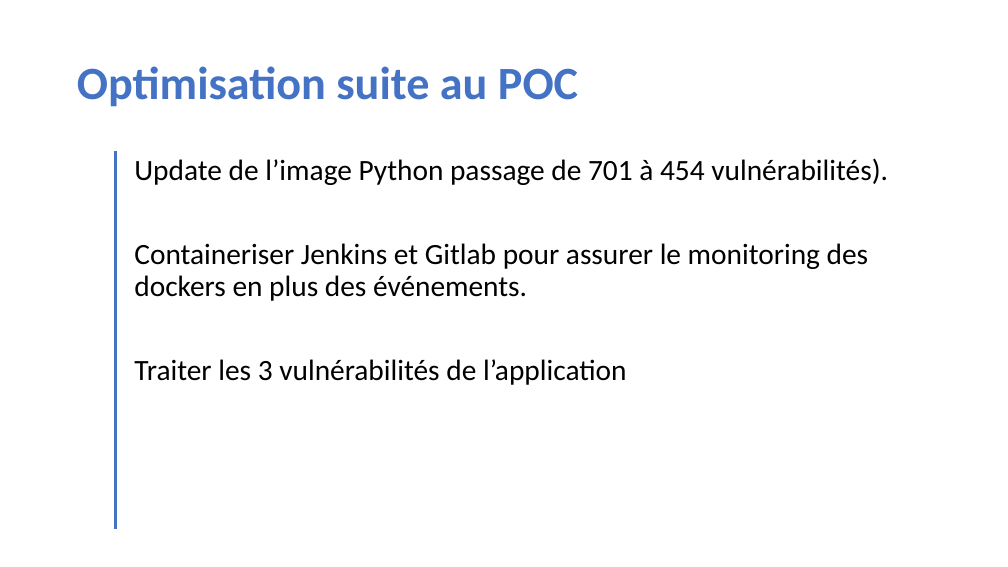
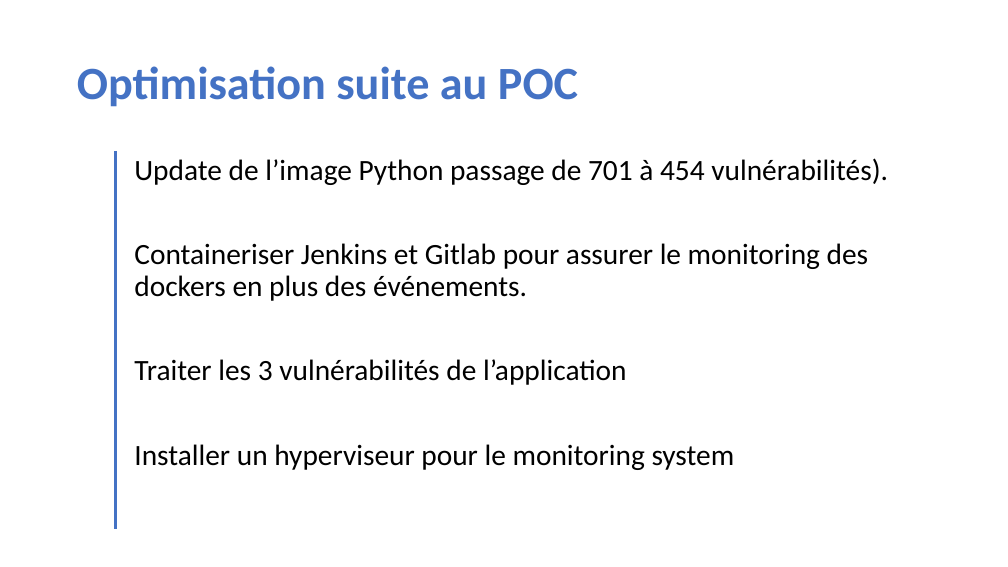
Before and after one commit to FlorianVigier/4DVOP_POZOS, a slide deck: slide 9 of 4DVOP.pptx. Drawn at 1008x567 pixels with LibreOffice and Linux fonts; fonts in the diff are those of the drawing; background and template pictures are left out. Boxes give left, top, right and bottom in pixels: in the first picture for what was removed or moved away, otherwise in the second. Text is boxed around its words. In the diff, an @@ line names an element or a change of style, - is before the commit and + after.

```diff
--- a/4DVOP.pptx
+++ b/4DVOP.pptx
@@ text at (x1=134, y1=444, x2=735, y2=470): paragraph added @@
+Installer un hyperviseur pour le monitoring system
```
Also in this commit, not shown: 1 other file.
